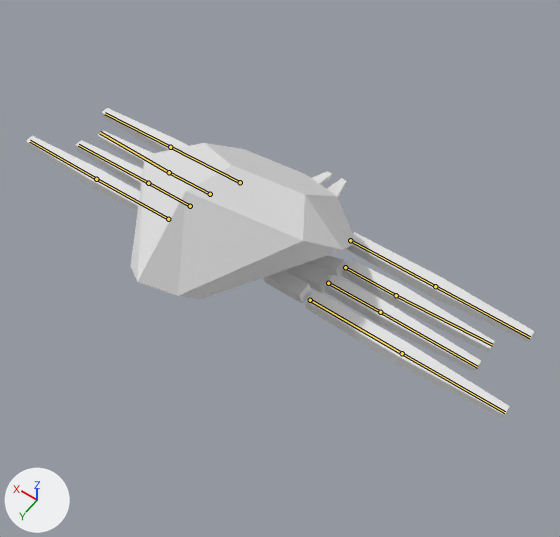
A saved change to the Blender file Enemies/Landmite.blend.
The view is the same before and after, from a camera (50 mm lens) standing at (-3.83, 5.25, 6.48) and looking at (-0.44, 0.5, -0.98). Every picture has the same lights, and +X, +Y and +Z are marked at lower left. The bones that change are drawn over the model as lines.

In view in the first picture: 'Body', 'LeftMiddleBackShin', 'LeftMiddleFrontShin', 'LeftVeryBackShin', 'LeftVeryBackThigh', 'LeftVeryFrontShin', 'LeftVeryFrontThigh', 'RightMiddleBackShin', 'RightMiddleBackThigh', 'RightMiddleFrontShin', 'RightMiddleFrontThigh', 'RightVeryBackShin', 'RightVeryBackThigh', 'RightVeryFrontShin', 'RightVeryFrontThigh'.
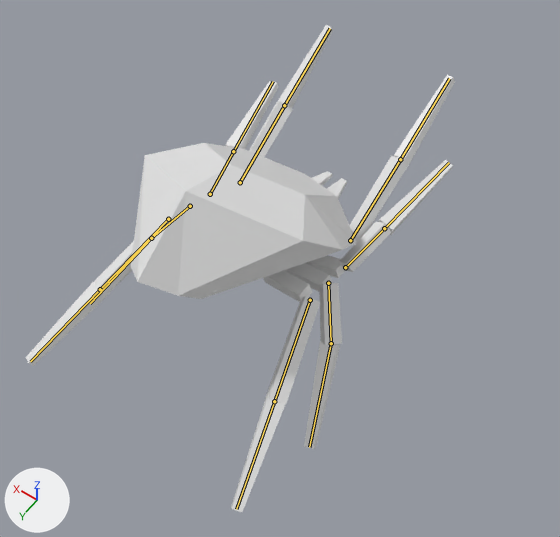
The newer file adds an action. The first version stands in its rest pose; the second is drawn at frame 0 of the action 'leap'.

Where the change shows, as pixel boxes [x1, y1, x2, y2] in the pictures (560 x 537 px):
'RightVeryBackThigh', posed (47% narrower, 47% taller): before [305, 290, 407, 363]; after [266, 296, 320, 404]
'RightVeryBackShin', posed (51% narrower, 47% taller): before [396, 342, 510, 419]; after [231, 398, 286, 512]
'RightMiddleBackShin', posed (65% narrower, 51% taller): before [375, 302, 481, 373]; after [304, 341, 340, 449]
'RightVeryFrontThigh', posed: before [346, 232, 440, 296]; after [350, 156, 409, 244]
'RightMiddleFrontShin', posed (28% narrower, 10% taller): before [392, 285, 495, 353]; after [379, 160, 453, 235]
'RightVeryFrontShin', posed (41% narrower, 39% taller): before [430, 277, 534, 342]; after [394, 75, 455, 166]
'LeftVeryBackShin', posed (9% wider, 60% taller): before [26, 136, 101, 188]; after [25, 282, 107, 366]
'RightMiddleBackThigh', posed (62% narrower, 31% taller): before [324, 274, 386, 321]; after [319, 283, 342, 345]
'LeftVeryFrontShin', posed (25% narrower, 89% taller): before [101, 108, 175, 152]; after [278, 25, 333, 109]
'RightMiddleFrontThigh', posed (13% narrower, 11% taller): before [342, 259, 402, 304]; after [340, 222, 392, 272]
'LeftVeryBackThigh', posed: before [90, 170, 140, 212]; after [94, 241, 134, 296]
'LeftMiddleFrontShin', posed: before [97, 131, 153, 166]; after [225, 81, 278, 149]
'LeftVeryFrontThigh', posed: before [165, 139, 188, 151]; after [249, 101, 293, 157]
'LeftMiddleBackShin', posed: before [75, 140, 143, 189]; after [116, 269, 132, 286]
bone 'Bone.002.L', root to tip: before (168, 219) to (96, 179); after (168, 219) to (100, 289)
bone 'Bone.003.L', root to tip: before (96, 179) to (30, 141); after (100, 289) to (30, 361)
bone 'Bone.004.L', root to tip: before (190, 206) to (148, 183); after (190, 206) to (151, 238)
bone 'Bone.005.L', root to tip: before (148, 183) to (78, 145); after (151, 238) to (90, 303)
bone 'Bone.006.L', root to tip: before (210, 194) to (169, 172); after (210, 194) to (233, 151)
bone 'Bone.007.L', root to tip: before (169, 172) to (100, 132); after (233, 151) to (273, 81)
bone 'Bone.008.L', root to tip: before (240, 182) to (170, 147); after (240, 182) to (284, 105)
bone 'Bone.009.L', root to tip: before (170, 147) to (105, 113); after (284, 105) to (330, 28)
bone 'Bone.002.R', root to tip: before (310, 300) to (402, 353); after (310, 300) to (274, 401)
bone 'Bone.003.R', root to tip: before (402, 353) to (505, 412); after (274, 401) to (236, 509)
bone 'Bone.004.R', root to tip: before (328, 283) to (380, 312); after (328, 283) to (331, 343)
bone 'Bone.005.R', root to tip: before (380, 312) to (477, 367); after (331, 343) to (309, 447)
bone 'Bone.006.R', root to tip: before (345, 267) to (396, 295); after (345, 267) to (384, 228)
bone 'Bone.007.R', root to tip: before (396, 295) to (492, 345); after (384, 228) to (449, 162)
bone 'Bone.008.R', root to tip: before (350, 240) to (435, 286); after (350, 240) to (400, 159)
bone 'Bone.009.R', root to tip: before (435, 286) to (530, 337); after (400, 159) to (449, 78)

What the commit changed:
Bone 'Bone.002.L' (bone_bone_002_l) turns from (0, 0, 0) to (-65, -15, -32) degrees about its own x, y and z.
Bone 'Bone.003.L' (bone_bone_003_l) moves from (0.0, 0.0, 0.0) to (0.33, -0.11, -0.2).
Bone 'Bone.003.L' (bone_bone_003_l) turns from (0, 0, 0) to (-1, -7, 0) degrees about its own x, y and z.
Bone 'Bone.004.L' (bone_bone_004_l) turns from (0, 0, 0) to (-40, -19, -36) degrees about its own x, y and z.
Bone 'Bone.005.L' (bone_bone_005_l) moves from (0.0, 0.0, 0.0) to (-0.26, 0.18, 0.2).
Bone 'Bone.005.L' (bone_bone_005_l) turns from (0, 0, 0) to (-17, -33, 8) degrees about its own x, y and z.
Bone 'Bone.006.L' (bone_bone_006_l) turns from (0, 0, 0) to (73, -4, 43) degrees about its own x, y and z.
Bone 'Bone.007.L' (bone_bone_007_l) moves from (0.0, 0.0, 0.0) to (-0.13, -0.01, 0.0).
Bone 'Bone.007.L' (bone_bone_007_l) turns from (0, 0, 0) to (2, -52, -6) degrees about its own x, y and z.
Bone 'Bone.008.L' (bone_bone_008_l) turns from (0, 0, 0) to (72, -22, 41) degrees about its own x, y and z.
Bone 'Bone.009.L' (bone_bone_009_l) moves from (0.0, 0.0, 0.0) to (0.04, -0.07, 0.01).
Bone 'Bone.009.L' (bone_bone_009_l) turns from (0, 0, 0) to (-2, -120, 1) degrees about its own x, y and z.
Bone 'Bone.002.R' (bone_bone_002_r) turns from (0, 0, 0) to (-65, 15, 32) degrees about its own x, y and z.
Bone 'Bone.003.R' (bone_bone_003_r) moves from (0.0, 0.0, 0.0) to (-0.33, -0.11, -0.2).
Bone 'Bone.003.R' (bone_bone_003_r) turns from (0, 0, 0) to (-1, 7, 0) degrees about its own x, y and z.
Bone 'Bone.004.R' (bone_bone_004_r) turns from (0, 0, 0) to (-40, 19, 36) degrees about its own x, y and z.
Bone 'Bone.005.R' (bone_bone_005_r) moves from (0.0, 0.0, 0.0) to (0.26, 0.18, 0.2).
Bone 'Bone.005.R' (bone_bone_005_r) turns from (0, 0, 0) to (-17, 33, -8) degrees about its own x, y and z.
Bone 'Bone.006.R' (bone_bone_006_r) turns from (0, 0, 0) to (73, 4, -43) degrees about its own x, y and z.
Bone 'Bone.007.R' (bone_bone_007_r) moves from (0.0, 0.0, 0.0) to (0.13, -0.01, 0.0).
Bone 'Bone.007.R' (bone_bone_007_r) turns from (0, 0, 0) to (2, 52, 6) degrees about its own x, y and z.
Bone 'Bone.008.R' (bone_bone_008_r) turns from (0, 0, 0) to (72, 22, -41) degrees about its own x, y and z.
Bone 'Bone.009.R' (bone_bone_009_r) moves from (0.0, 0.0, 0.0) to (-0.04, -0.07, 0.01).
Bone 'Bone.009.R' (bone_bone_009_r) turns from (0, 0, 0) to (-2, 120, -1) degrees about its own x, y and z.
